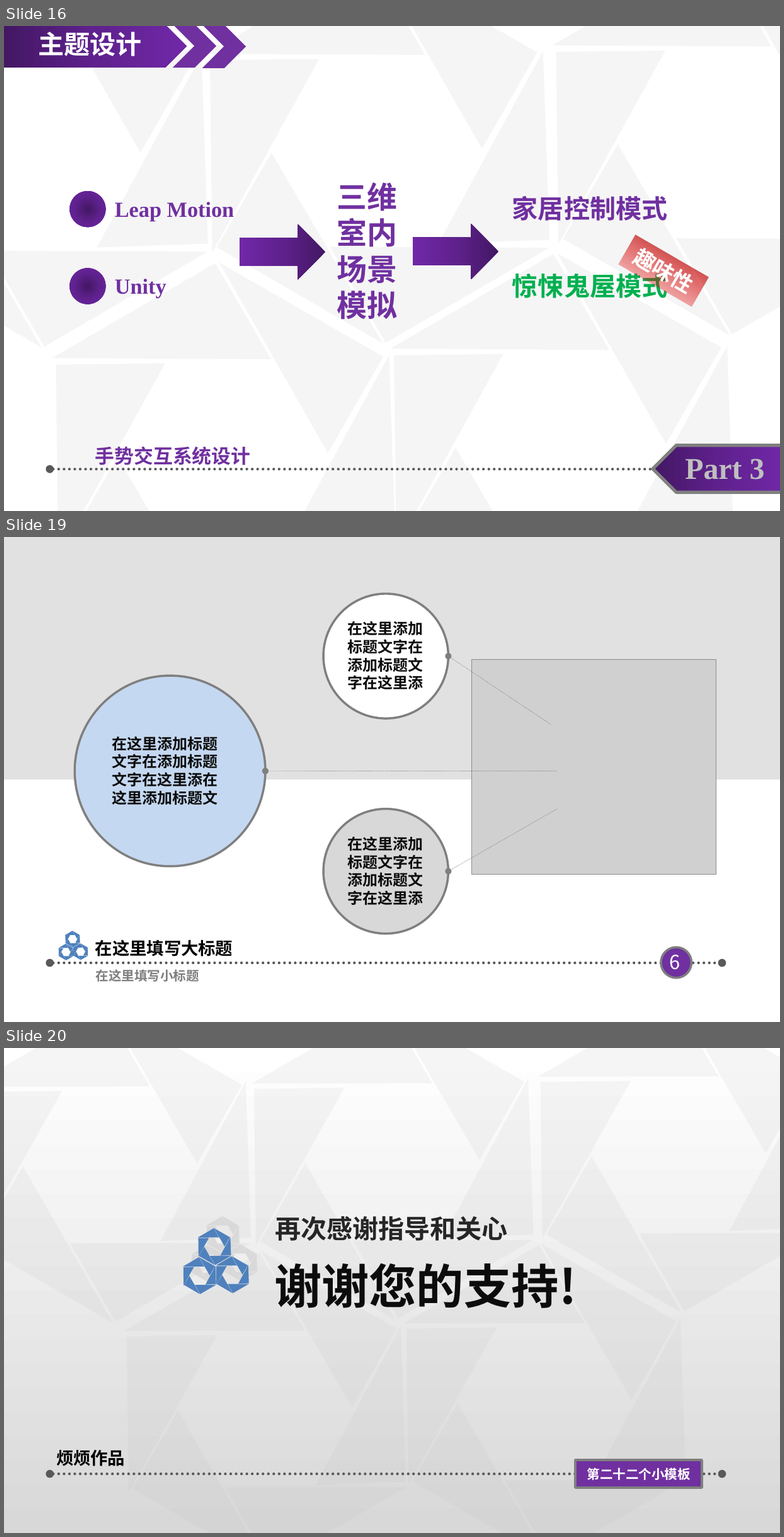
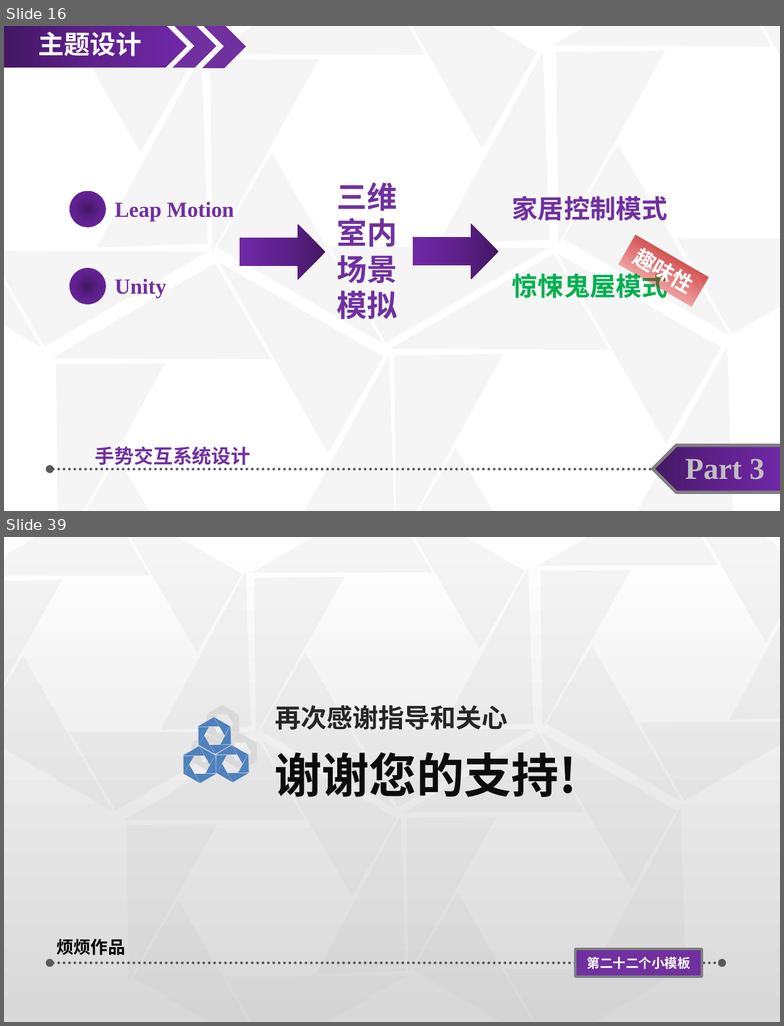
Before and after one commit to taixihuase/LeapMotion, a slide deck: Assets/Documents/毕业设计答辩.pptx. Shown one above the other, each under a label of ours: slides 16, 19 and 20 before the commit, slides 16 and 39 after it; the slides between them are not shown. The pictures are 784x1537 and 784x1026 pixels, drawn with LibreOffice and Linux fonts; fonts in the diff are those of the drawing; grey boxes stand for pictures. Boxes give left, top, right and bottom in pixels: in the first picture for what was removed or moved away, otherwise in the second. Text is boxed around its words. In the diff, an @@ line names an element or a change of style, - is before the commit and + after.

```diff
--- a/Assets/Documents/毕业设计答辩.pptx
+++ b/Assets/Documents/毕业设计答辩.pptx
@@ slide 19 removed at (4,537,780,1022), background #FFFFFF @@
@@ rectangle removed at (4,537,780,780) @@
@@ ellipse removed at (324,594,449,718) @@
@@ text removed at (348,621,424,689) @@
-在这里添加标题文字在添加标题文字在这里添
@@ arrow removed from (551, 725) to (449, 655) @@
@@ picture removed at (471,660,716,874) @@
@@ ellipse removed at (75,676,265,867) @@
@@ text removed at (112,736,218,805) @@
-在这里添加标题文字在添加标题文字在这里添在这里添加标题文
@@ arrow removed from (557, 771) to (265, 771) @@
@@ ellipse removed at (324,809,449,934) @@
@@ arrow removed from (557, 809) to (449, 872) @@
@@ text removed at (348,836,424,905) @@
-在这里添加标题文字在添加标题文字在这里添
@@ group removed at (59,931,88,960): 18 right triangles @@
@@ text removed at (95,940,233,957) @@
-在这里填写大标题
@@ ellipse removed at (662,948,692,978) @@
@@ double arrow removed from (50, 963) to (722, 963) @@
@@ text removed at (96,969,199,982) @@
-在这里填写小标题
@@ text removed at (670,955,681,970) @@
-6
@@ what was slide 20 is now slide 39 @@
```
Also in this commit, not shown: 5 slides changed, 21 slides added, 1 other slide removed, 1 other file.
